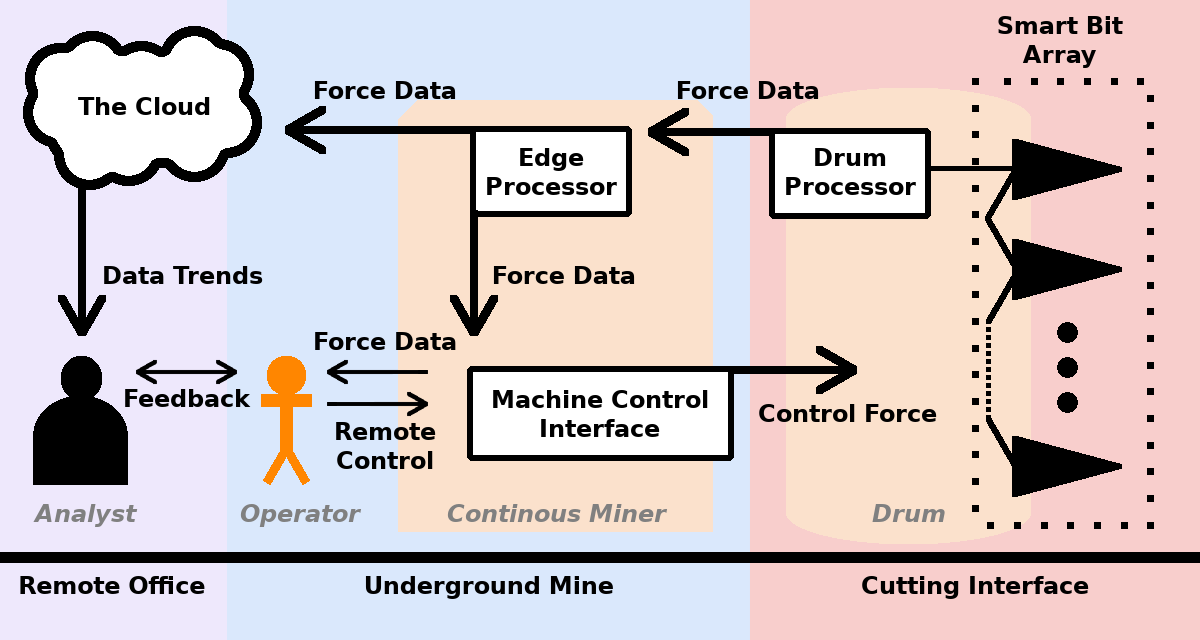
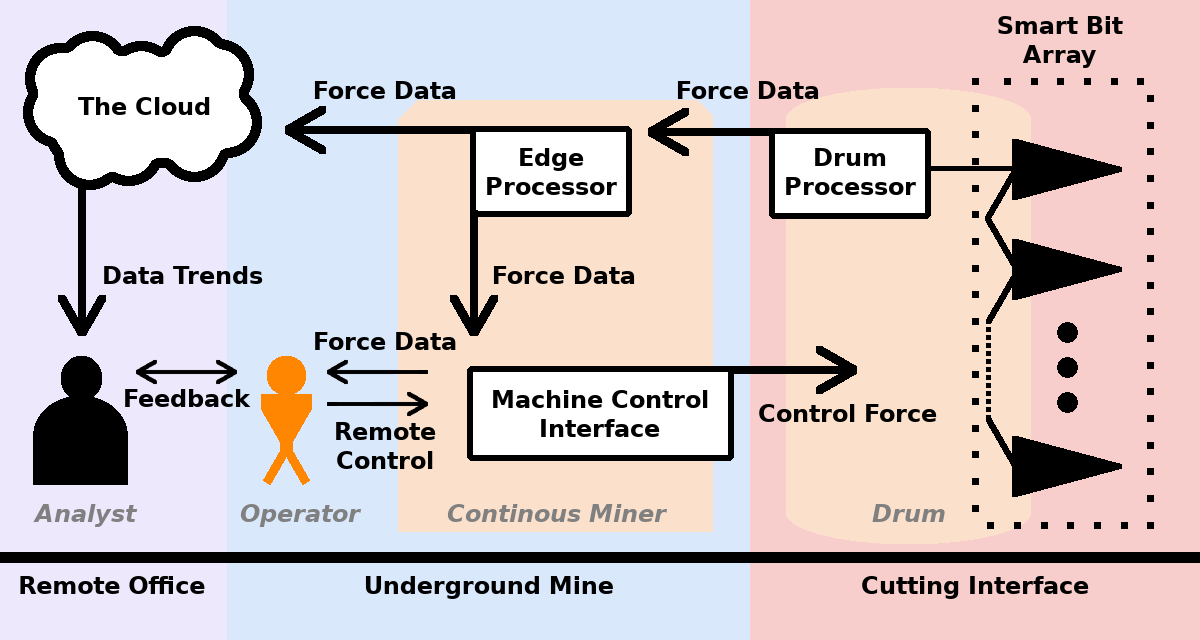
Layered file, before and after one edit (1200 × 640). Changes by layer:
added layer "operator copy #1" above "Drum" over (261, 407, 312, 442)
